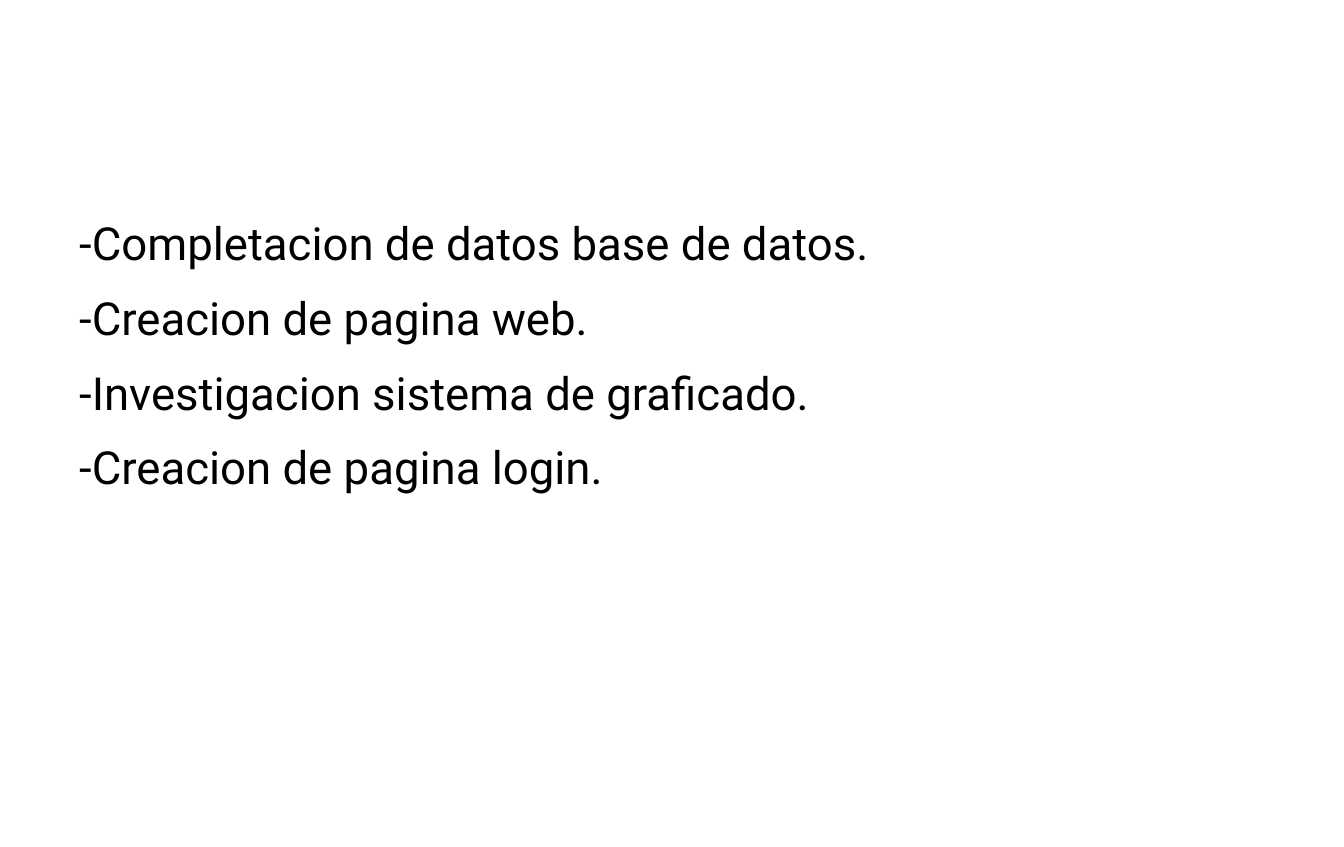
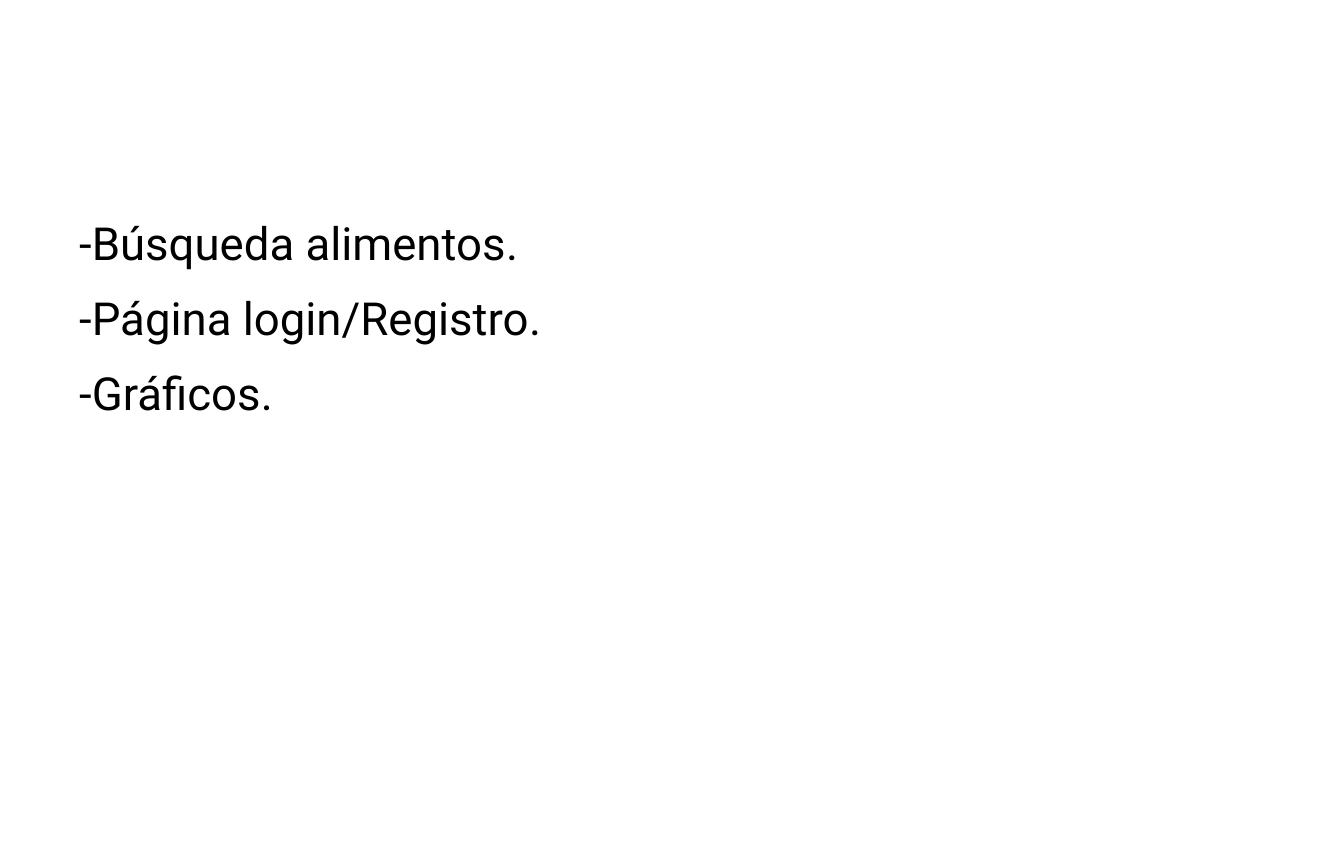
Before and after one commit to jquezadarios/integracion, a slide deck: slide 5 of presentacion/Taller de integracion.pptx (slide 3 before the commit). Drawn at 1344x847 pixels with LibreOffice and Linux fonts; fonts in the diff are those of the drawing; background and template pictures are left out. Boxes give left, top, right and bottom in pixels: in the first picture for what was removed or moved away, otherwise in the second. Text is boxed around its words. In the diff, an @@ line names an element or a change of style, - is before the commit and + after.

```diff
--- a/presentacion/Taller de integracion.pptx
+++ b/presentacion/Taller de integracion.pptx
@@ text at (x1=79, y1=226, x2=541, y2=411): text changed @@
--Completacion de datos base de datos.
--Creacion de pagina web.
--Investigacion sistema de graficado.
--Creacion de pagina login.
+-Búsqueda alimentos.
+-Página login/Registro.
+-Gráficos.
```
Also in this commit, not shown: 5 other slides changed, 5 slides removed.
